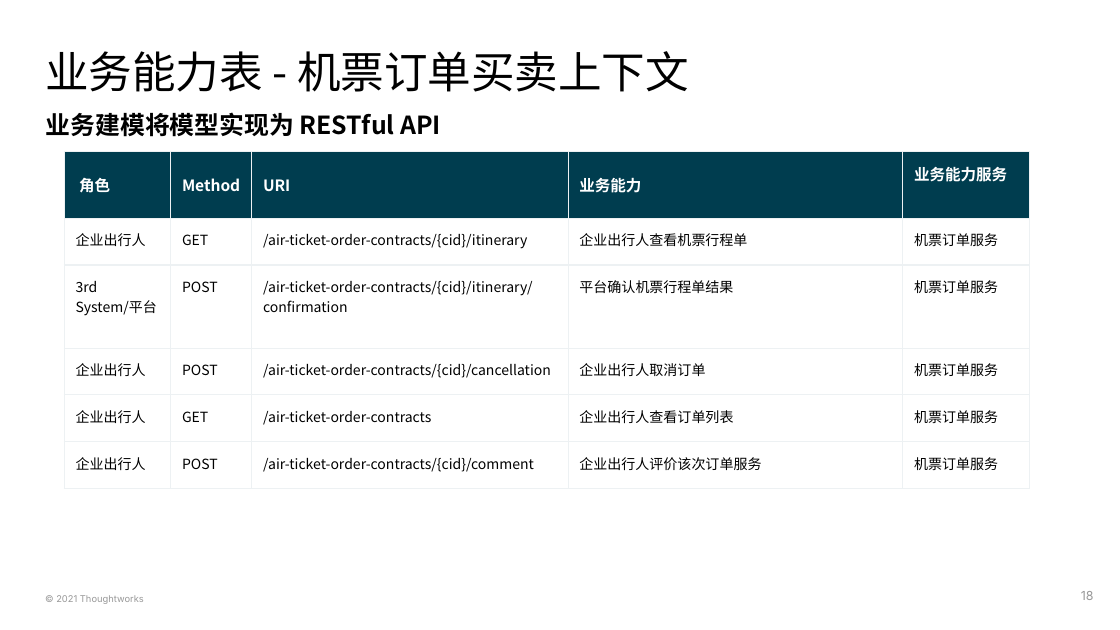
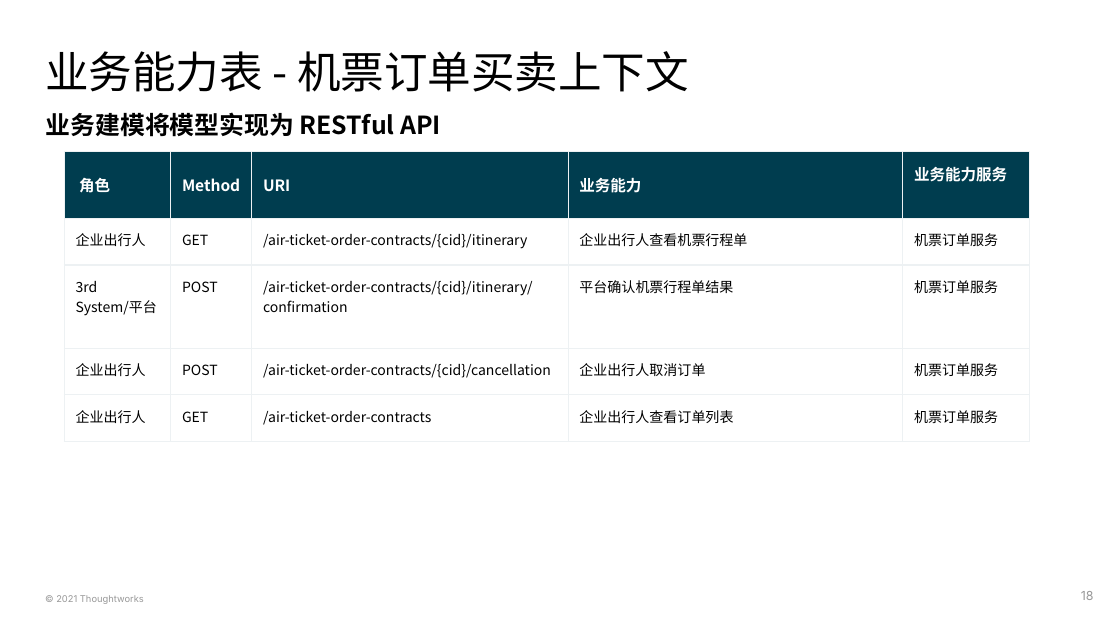
Before and after one commit to deesyx/heima, a slide deck: slide 18 of doc/PS4 黑马考核-项目On-boarding模板-胡炫光.pptx. Drawn at 1120x630 pixels with LibreOffice and Linux fonts; fonts in the diff are those of the drawing. Boxes give left, top, right and bottom in pixels: in the first picture for what was removed or moved away, otherwise in the second. Text is boxed around its words. In the diff, an @@ line names an element or a change of style, - is before the commit and + after.

```diff
--- a/doc/PS4 黑马考核-项目On-boarding模板-胡炫光.pptx
+++ b/doc/PS4 黑马考核-项目On-boarding模板-胡炫光.pptx
@@ table at (x1=65, y1=151, x2=1029, y2=519) @@
-row 6: 企业出行人 | POST | /air-ticket-order-contracts/{cid}/comment | 企业出行人评价该次订单服务 | 机票订单服务
```
Also in this commit, not shown: 5 other slides changed, 1 slide added, 2 slides removed, 7 other files.
